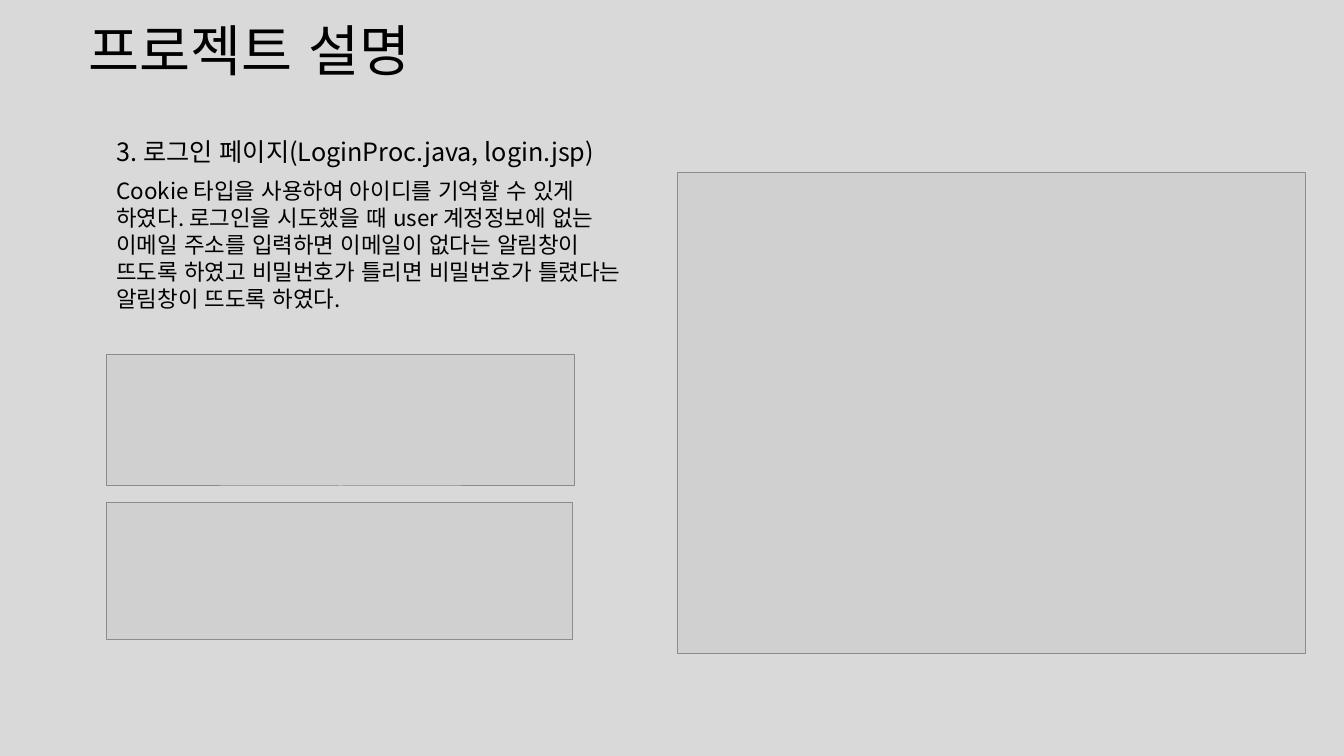
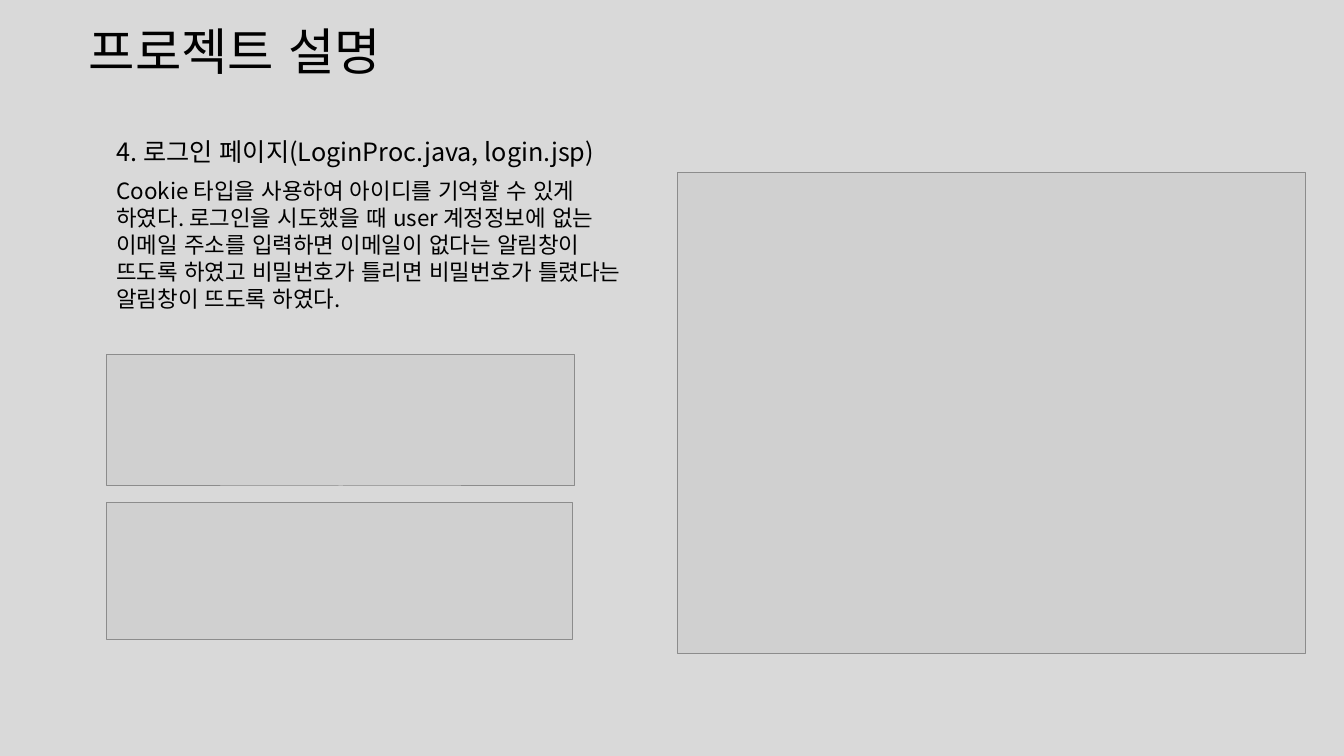
Before and after one commit to DevDogFe/baseball, a slide deck: slide 8 of 숫자 야구.pptx (slide 7 before the commit). Drawn at 1344x756 pixels with LibreOffice and Linux fonts; fonts in the diff are those of the drawing; grey boxes stand for pictures. Boxes give left, top, right and bottom in pixels: in the first picture for what was removed or moved away, otherwise in the second. Text is boxed around its words. In the diff, an @@ line names an element or a change of style, - is before the commit and + after.

```diff
--- a/숫자 야구.pptx
+++ b/숫자 야구.pptx
@@ title "프로젝트 설명" at (89,28,381,74): size 39.6 to 36 pt @@
@@ text at (116,140,594,167): text changed @@
-3. 로그인 페이지(LoginProc.java, login.jsp)
+4. 로그인 페이지(LoginProc.java, login.jsp)
```
Also in this commit, not shown: 5 other slides changed, 7 slides added, 1 slide removed, 4 other files.
